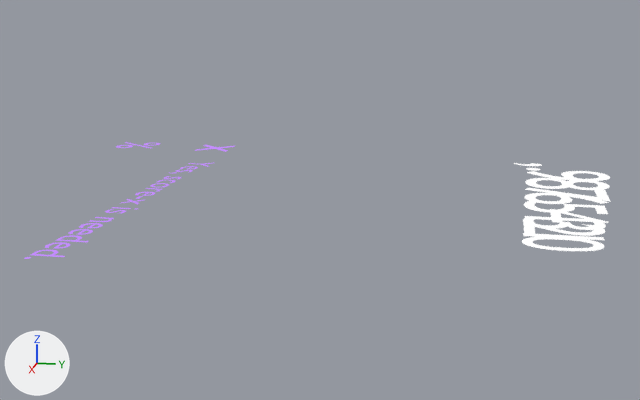
A saved change to the Blender file rendermarker.numbers_score.blend.
One viewpoint serves both versions: a 50 mm lens placed at (7.72, 2.42, 2.22), pointed at (1.52, 1.18, 0.67). The lights are fixed; the arrows at lower left show +X, +Y and +Z. Text is drawn in Blender's own font.

Before the edit, the objects in view are built like this:
```python
ob_text_039 = bpy.data.objects.new('Text.039', txt_text_040)
ob_text_039.location = (0.0, 3.0, 0.0)
ob_text_040 = bpy.data.objects.new('Text.040', txt_text_041)
ob_text_040.location = (0.0, 3.0, 0.064)
ob_text_041 = bpy.data.objects.new('Text.041', txt_text_042)
ob_text_041.location = (0.0, 3.0, 0.129)
ob_text_042 = bpy.data.objects.new('Text.042', txt_text_043)
ob_text_042.location = (0.0, 3.0, 0.179)
ob_text_043 = bpy.data.objects.new('Text.043', txt_text_044)
ob_text_043.location = (0.0, 3.0, 0.247)
ob_text_044 = bpy.data.objects.new('Text.044', txt_text_046)
ob_text_044.location = (0.0, 3.0, 0.323)
ob_text_045 = bpy.data.objects.new('Text.045', txt_text_047)
ob_text_045.location = (0.0, 3.0, 0.403)
ob_text_049 = bpy.data.objects.new('Text.049', txt_text_048)
ob_text_049.location = (0.0, 3.0, 0.454)
ob_text_055 = bpy.data.objects.new('Text.055', txt_text_049)
ob_text_055.location = (0.0, 3.0, 0.535)
# also in view: 'Text' at (2.04, -0.02, 0.73)
```
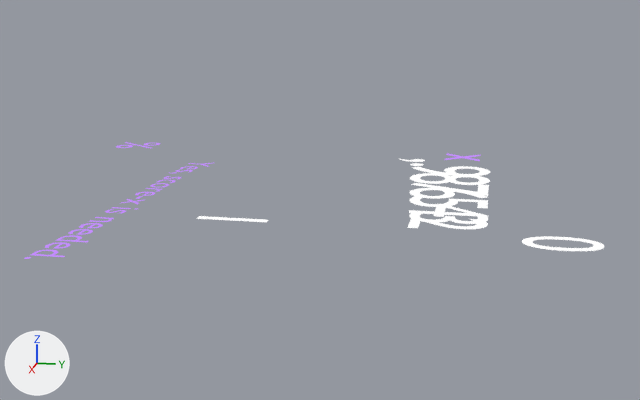
Patch to the scene script:
```diff
--- a/rendermarker.numbers_score.blend.py
+++ b/rendermarker.numbers_score.blend.py
@@ ob_text_040 @@
 ob_text_040 = bpy.data.objects.new('Text.040', txt_text_041)
-ob_text_040.location = (0.0, 3.0, 0.064)
+ob_text_040.location = (0.0, 0.0, 0.064)
@@ ob_text_041 @@
 ob_text_041 = bpy.data.objects.new('Text.041', txt_text_042)
-ob_text_041.location = (0.0, 3.0, 0.129)
+ob_text_041.location = (0.0, 2.0, 0.129)
@@ ob_text_042 @@
 ob_text_042 = bpy.data.objects.new('Text.042', txt_text_043)
-ob_text_042.location = (0.0, 3.0, 0.179)
+ob_text_042.location = (0.0, 2.0, 0.179)
@@ ob_text_043 @@
 ob_text_043 = bpy.data.objects.new('Text.043', txt_text_044)
-ob_text_043.location = (0.0, 3.0, 0.247)
+ob_text_043.location = (0.0, 2.0, 0.247)
@@ ob_text_044 @@
 ob_text_044 = bpy.data.objects.new('Text.044', txt_text_046)
-ob_text_044.location = (0.0, 3.0, 0.323)
+ob_text_044.location = (0.0, 2.0, 0.323)
@@ ob_text_045 @@
 ob_text_045 = bpy.data.objects.new('Text.045', txt_text_047)
-ob_text_045.location = (0.0, 3.0, 0.403)
+ob_text_045.location = (0.0, 2.0, 0.403)
@@ ob_text_049 @@
 ob_text_049 = bpy.data.objects.new('Text.049', txt_text_048)
-ob_text_049.location = (0.0, 3.0, 0.454)
+ob_text_049.location = (0.0, 2.0, 0.454)
@@ ob_text_055 @@
 ob_text_055 = bpy.data.objects.new('Text.055', txt_text_049)
-ob_text_055.location = (0.0, 3.0, 0.535)
+ob_text_055.location = (0.0, 2.0, 0.535)
@@ ob_text_056 @@
 ob_text_056 = bpy.data.objects.new('Text.056', txt_text_051)
-ob_text_056.location = (0.0, 3.0, 0.611)
+ob_text_056.location = (0.0, 2.0, 0.611)
@@ ob_text_057 @@
 ob_text_057 = bpy.data.objects.new('Text.057', txt_text_013)
-ob_text_057.location = (0.0, 3.0, 0.653)
+ob_text_057.location = (0.0, 2.0, 0.653)
@@ ob_text_074 @@
 ob_text_074 = bpy.data.objects.new('Text.074', txt_text_014)
-ob_text_074.location = (0.0, 3.0, 0.691)
+ob_text_074.location = (0.0, 2.0, 0.691)
@@ ob_text_075 @@
 ob_text_075 = bpy.data.objects.new('Text.075', txt_text_016)
-ob_text_075.location = (0.0, -0.255, 0.734)
+ob_text_075.location = (0.0, 2.0, 0.734)
 ob_text_075.scale = (0.664, 0.664, 0.664)
```

Location of each change, (x1, y1, x2, y2) in pixels of the pictures (640 x 400 px):
'Text.055', moved
    before: (525, 178, 610, 190)
    after: (410, 173, 490, 185)
'Text.043', moved
    before: (525, 209, 609, 223)
    after: (409, 206, 488, 217)
'Text.056', moved
    before: (527, 171, 610, 181)
    after: (412, 166, 490, 176)
'Text.044', moved
    before: (524, 201, 608, 214)
    after: (410, 196, 488, 209)
'Text.042', moved
    before: (523, 218, 606, 230)
    after: (409, 213, 488, 224)
'Text.045', moved
    before: (524, 193, 609, 204)
    after: (409, 188, 487, 199)
'Text.041', moved
    before: (523, 222, 605, 236)
    after: (407, 218, 488, 229)
'Text.049', moved
    before: (525, 188, 611, 202)
    after: (411, 183, 489, 196)
'Text.040', moved
    before: (523, 233, 604, 240)
    after: (196, 216, 268, 222)
'Text.075', moved
    before: (195, 145, 235, 152)
    after: (445, 153, 481, 161)
'Text.074', moved
    before: (514, 163, 542, 166)
    after: (400, 159, 425, 162)
'Text.057', moved
    before: (526, 168, 540, 171)
    after: (410, 163, 424, 166)
